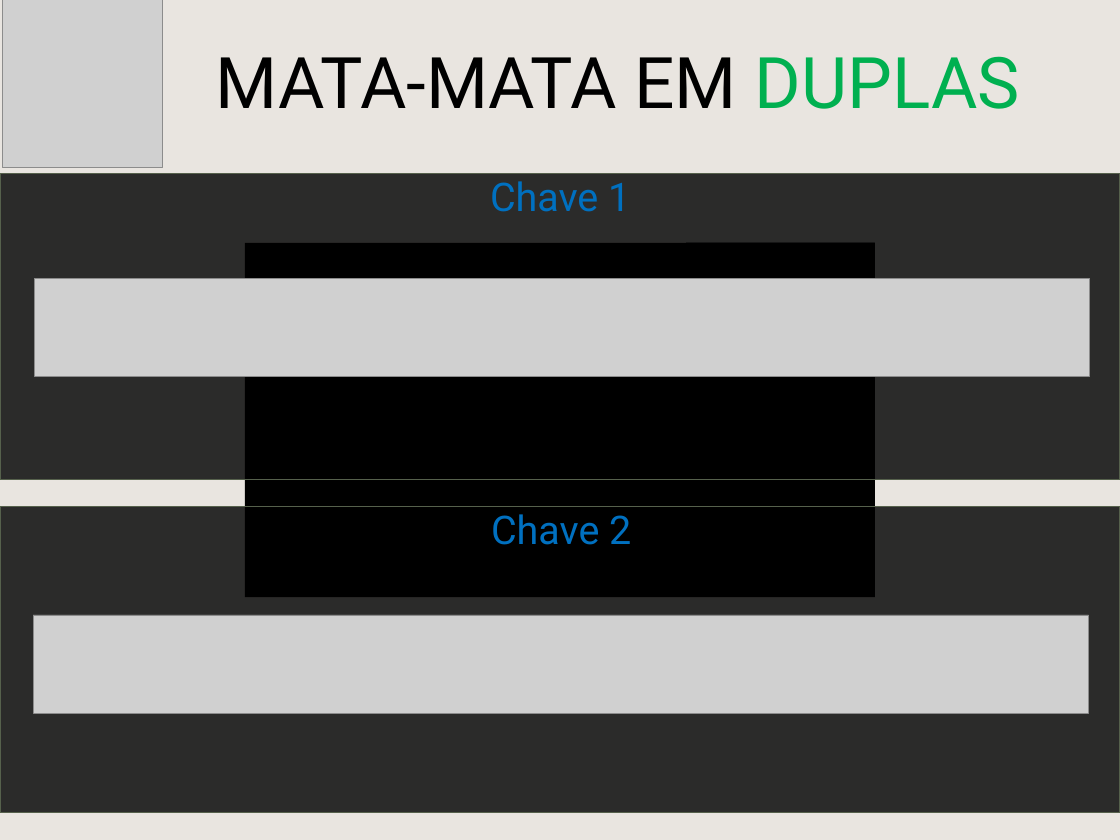
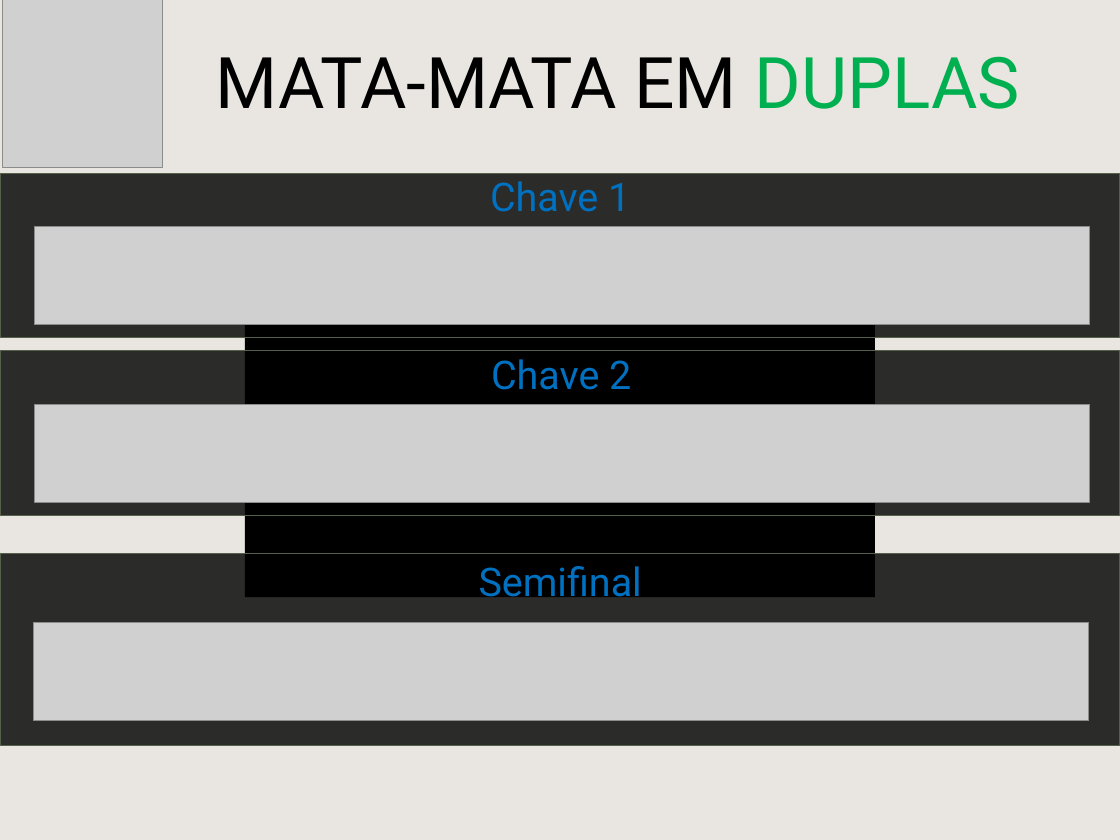
Before and after one commit to cknakayama/automacao_ligaroletarussa2021, a slide deck: slide 10 of MataMataPlanilha.pptx. Drawn at 1120x840 pixels with LibreOffice and Linux fonts; fonts in the diff are those of the drawing; grey boxes stand for pictures; background and template pictures are left out. Boxes give left, top, right and bottom in pixels: in the first picture for what was removed or moved away, otherwise in the second. Text is boxed around its words. In the diff, an @@ line names an element or a change of style, - is before the commit and + after.

```diff
--- a/MataMataPlanilha.pptx
+++ b/MataMataPlanilha.pptx
@@ rectangle: place and size @@
-rectangle at bbox=[0, 174, 1120, 479]
+rectangle at bbox=[0, 174, 1120, 338]
@@ picture added at bbox=[34, 227, 1089, 325] @@
@@ picture removed at bbox=[34, 278, 1089, 376] @@
@@ rectangle: place and size @@
-rectangle at bbox=[0, 506, 1120, 812]
+rectangle at bbox=[0, 351, 1120, 515]
@@ text "Chave 2": place and size @@
-text "Chave 2" at bbox=[491, 514, 631, 545]
+text "Chave 2" at bbox=[491, 359, 631, 390]
@@ picture added at bbox=[34, 404, 1089, 502] @@
@@ rectangle added at bbox=[0, 553, 1120, 745], fill #000000 at 81% opacity, outline #57624D 1 pt @@
@@ text added at bbox=[479, 566, 642, 606], 40 pt, text #0070C0 @@
+Semifinal
@@ picture: place and size @@
-picture at bbox=[33, 615, 1089, 713]
+picture at bbox=[33, 622, 1089, 720]
```
Also in this commit, not shown: 3 other slides changed, 2 slides added, 5 other files.
